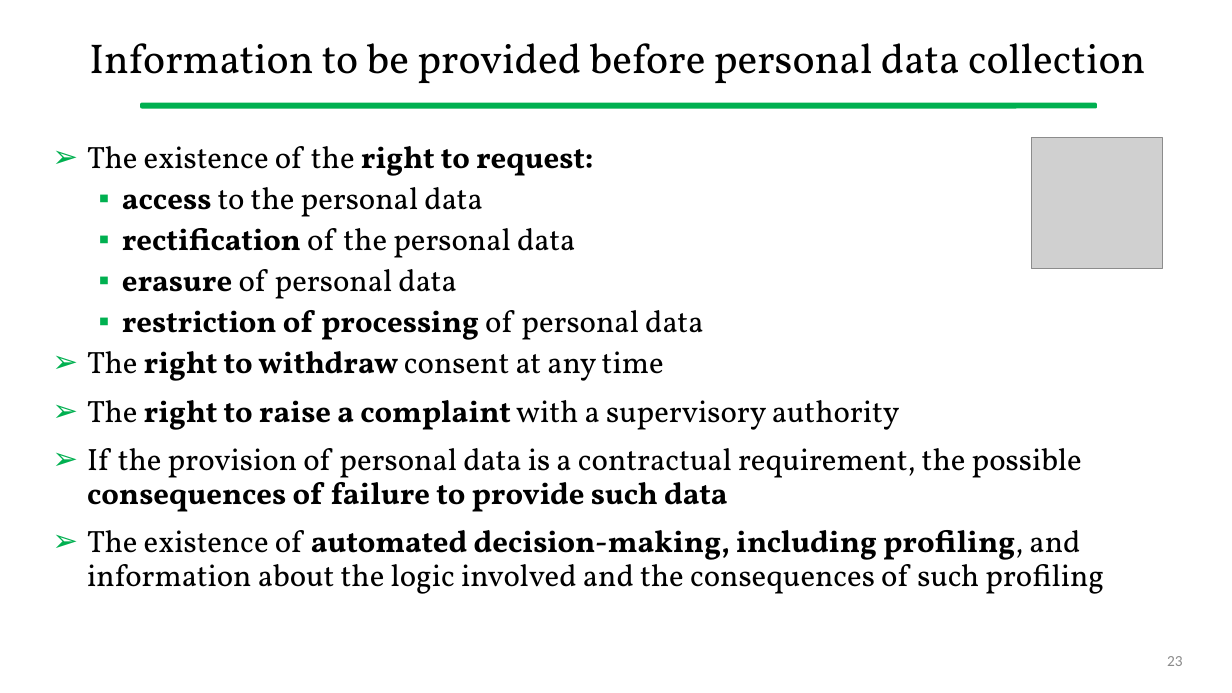
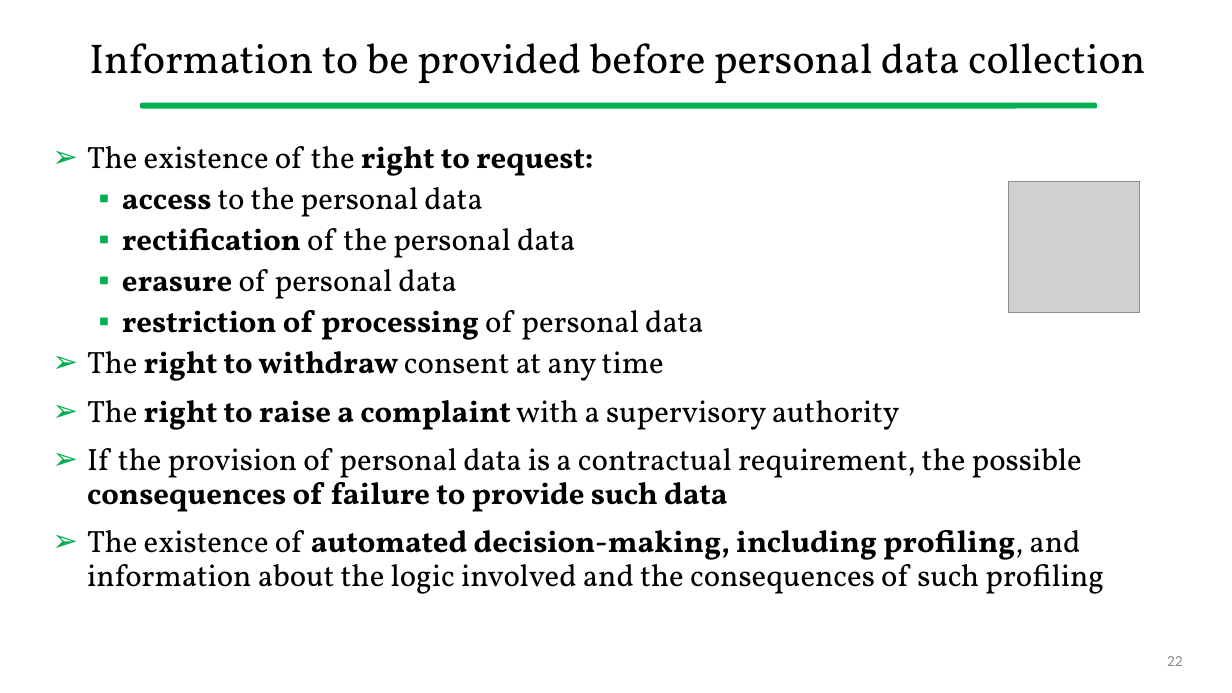
Before and after one commit to gcappon/bwthw, a slide deck: slide 22 of theory_12-regulation_on_data_protection/theory_12-regulation_on_data_protection.pptx (slide 23 before the commit). Drawn at 1232x693 pixels with LibreOffice and Linux fonts; fonts in the diff are those of the drawing; grey boxes stand for pictures. Boxes give left, top, right and bottom in pixels: in the first picture for what was removed or moved away, otherwise in the second. Text is boxed around its words. In the diff, an @@ line names an element or a change of style, - is before the commit and + after.

```diff
--- a/theory_12-regulation_on_data_protection/theory_12-regulation_on_data_protection.pptx
+++ b/theory_12-regulation_on_data_protection/theory_12-regulation_on_data_protection.pptx
@@ picture: place and size @@
-picture at [1031, 138, 1163, 269]
+picture at [1008, 181, 1140, 312]
@@ page number at [1167, 656, 1183, 666]: text changed @@
-23
+22
```
Also in this commit, not shown: 7 other slides changed, 2 slides removed, 1 other file.
